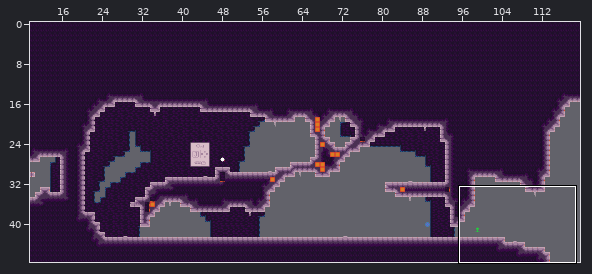
An edit to a level. Tiled map (JSON), assets/world/room/intro2.json. The picture above shows the old version from afar; the outline marks the close-up.
Close-up. First the earlier version:
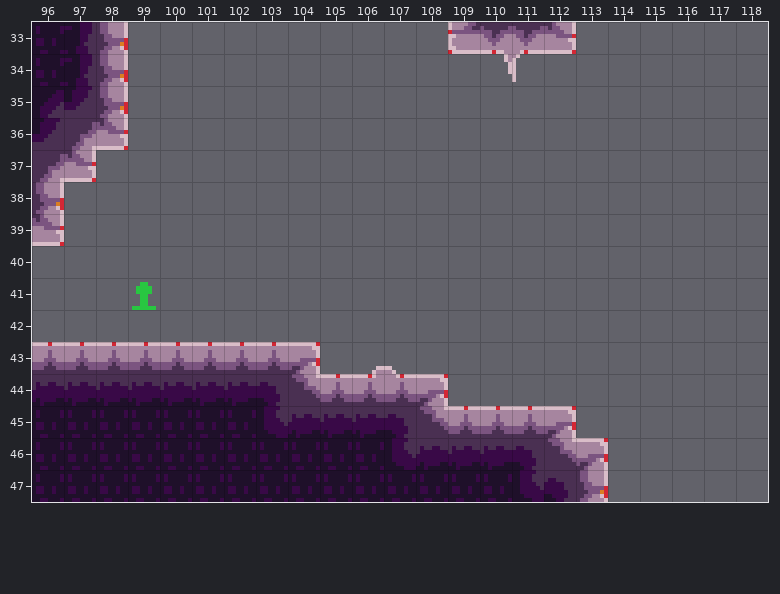
Cells are 8x8 px. Shown: x 96..118, y 33..47. The commit also changed other parts of the map, which this record leaves out.
New version:
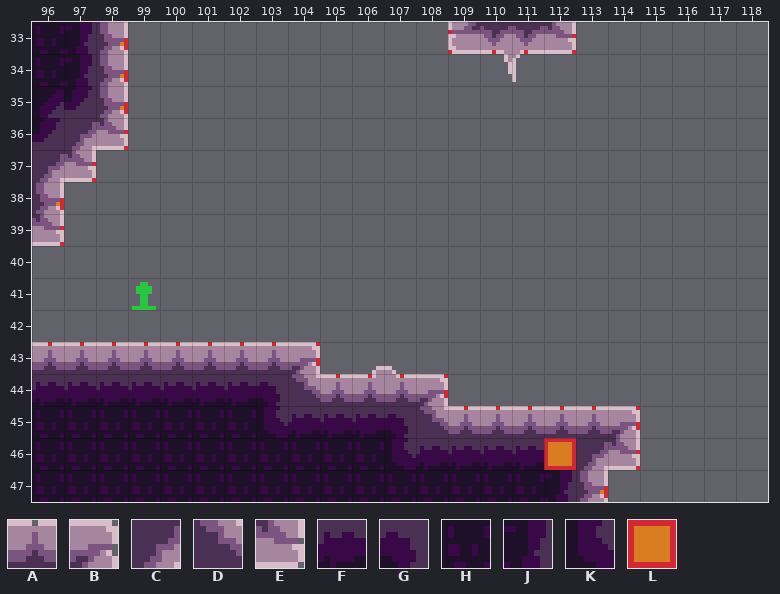
Key: from "stone": A 1, B 2, C 3, D 16, E 28, F 50, G 51, H 63, J 64, K 73; from "tools": L 1 "ground".
_ is an empty cell.
Change:
Layer "draft":
y 45: x 113..114 __ -> LL
y 46: x 114 _ -> L
Layer "map":
y 45: x 112..114 B__ -> AAB
y 46: x 111..114 GDB_ -> F_CE
y 47: x 111..112 KG -> HJ
Changed places in both close-ups, as pixel boxes (x1, y1, x2, y2):
changed: (512, 406, 640, 502)
